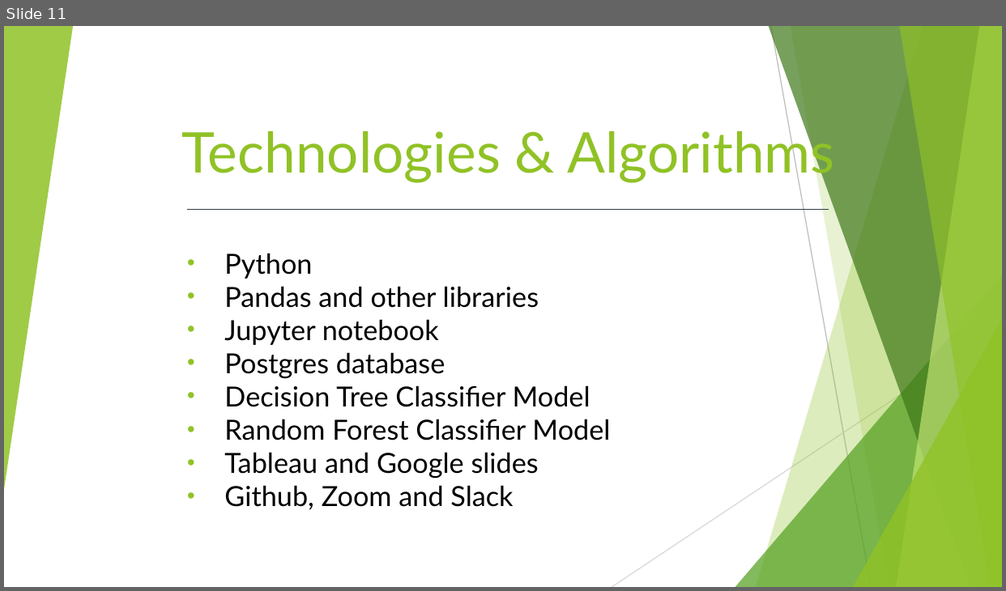
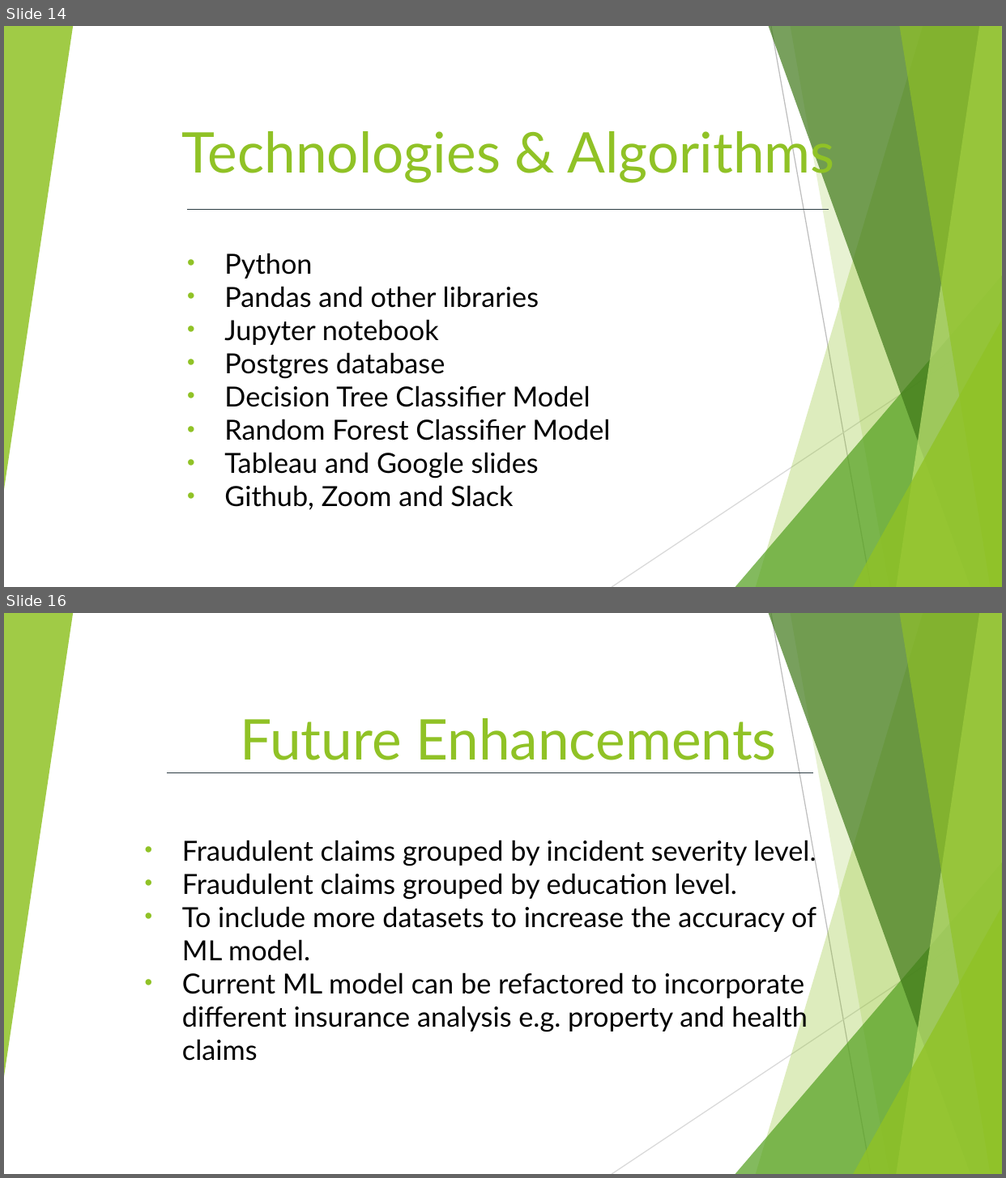
Before and after one commit to GerlechJen/Predicting-Auto-Insurance-Fraud-Claims, a slide deck: Team_6.pptx. Shown one above the other, each under a label of ours: slide 11 before the commit, slides 14 and 16 after it; the slides between them are not shown. The pictures are 1006x591 and 1006x1178 pixels, drawn with LibreOffice and Linux fonts; fonts in the diff are those of the drawing. Boxes give left, top, right and bottom in pixels: in the first picture for what was removed or moved away, otherwise in the second. Text is boxed around its words. In the diff, an @@ line names an element or a change of style, - is before the commit and + after.

```diff
--- a/Team_6.pptx
+++ b/Team_6.pptx
@@ slide 16 added at (x1=4, y1=613, x2=1002, y2=1174), background #FFFFFF; not listed: 10 template elements that a slide beside it also shows @@
@@ title added at (x1=241, y1=718, x2=776, y2=760), 40.5 pt, text #90C226 @@
+Future Enhancements
@@ line added from (167, 773) to (813, 773), #2C3C43 0.75 pt @@
@@ subtitle added at (x1=182, y1=837, x2=816, y2=1061), 20 pt, text #000000 @@
+• Fraudulent claims grouped by incident severity level.
+• Fraudulent claims grouped by education level.
+• To include more datasets to increase the accuracy of ML model.
+• Current ML model can be refactored to incorporate different insurance analysis e.g. property and health claims
@@ what was slide 11 is now slide 14 @@
```
Also in this commit, not shown: 4 slides changed, 4 other slides added, 2 other files.
